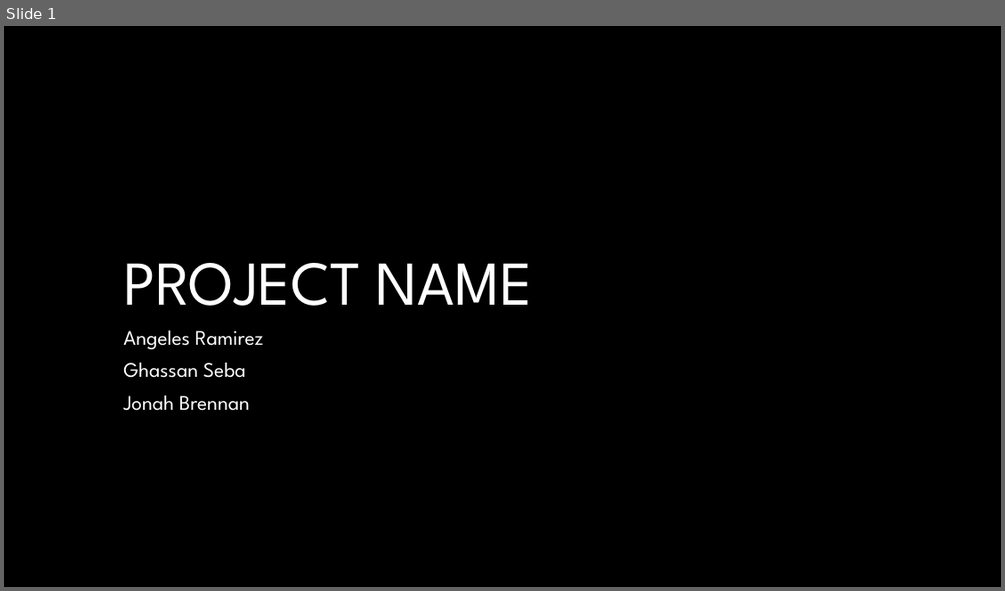
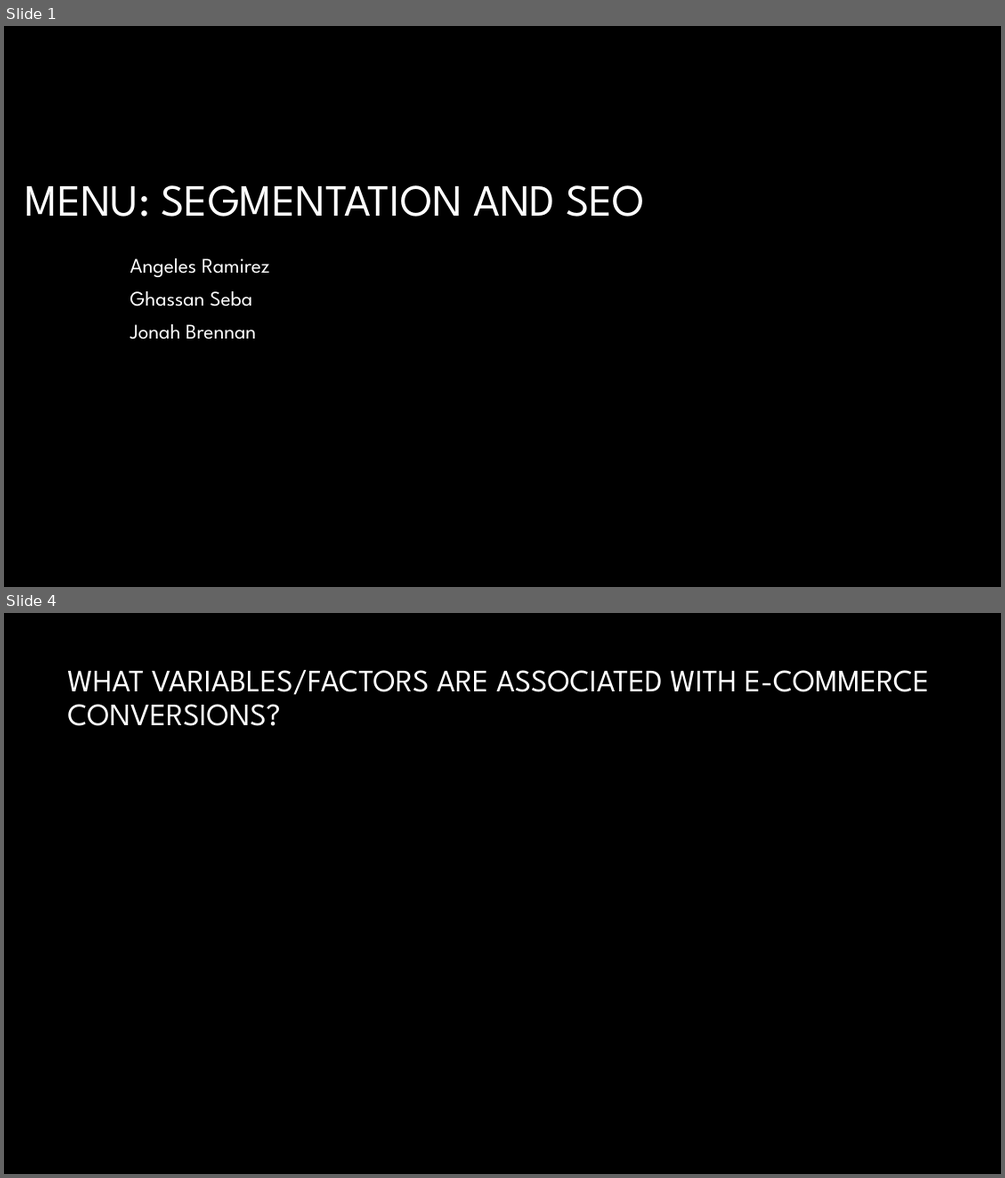
Before and after one commit to gseba/jaguars_project, a slide deck: Jaguars_Project_PPT.pptx. Shown one above the other, each under a label of ours: slide 1 before the commit, slides 1 and 4 after it; the slides between them are not shown. The pictures are 1005x591 and 1005x1178 pixels, drawn with LibreOffice and Linux fonts; fonts in the diff are those of the drawing; background and template pictures are left out. Boxes give left, top, right and bottom in pixels: in the first picture for what was removed or moved away, otherwise in the second. Text is boxed around its words. In the diff, an @@ line names an element or a change of style, - is before the commit and + after.

Commit message:
project scope update

```diff
--- a/Jaguars_Project_PPT.pptx
+++ b/Jaguars_Project_PPT.pptx
@@ slide 4 added at (4, 613, 1001, 1174), background #000000 @@
@@ title added at (67, 670, 929, 726), 30 pt, text #FFFFFF @@
+WHAT VARIABLES/FACTORS ARE ASSOCIATED WITH E-COMMERCE CONVERSIONS?
@@ slide 1 changed as well @@
@@ title at (25, 185, 645, 216): text changed; size 60 to 43 pt @@
-PROJECT NAME
+MENU: SEGMENTATION AND SEO
@@ subtitle "Angeles Ramirez": place and size @@
-subtitle "Angeles Ramirez" at (123, 330, 264, 410)
+subtitle "Angeles Ramirez" at (130, 258, 270, 339)
```
Also in this commit, not shown: 6 other slides added, 7 slides removed, 1 other file.
